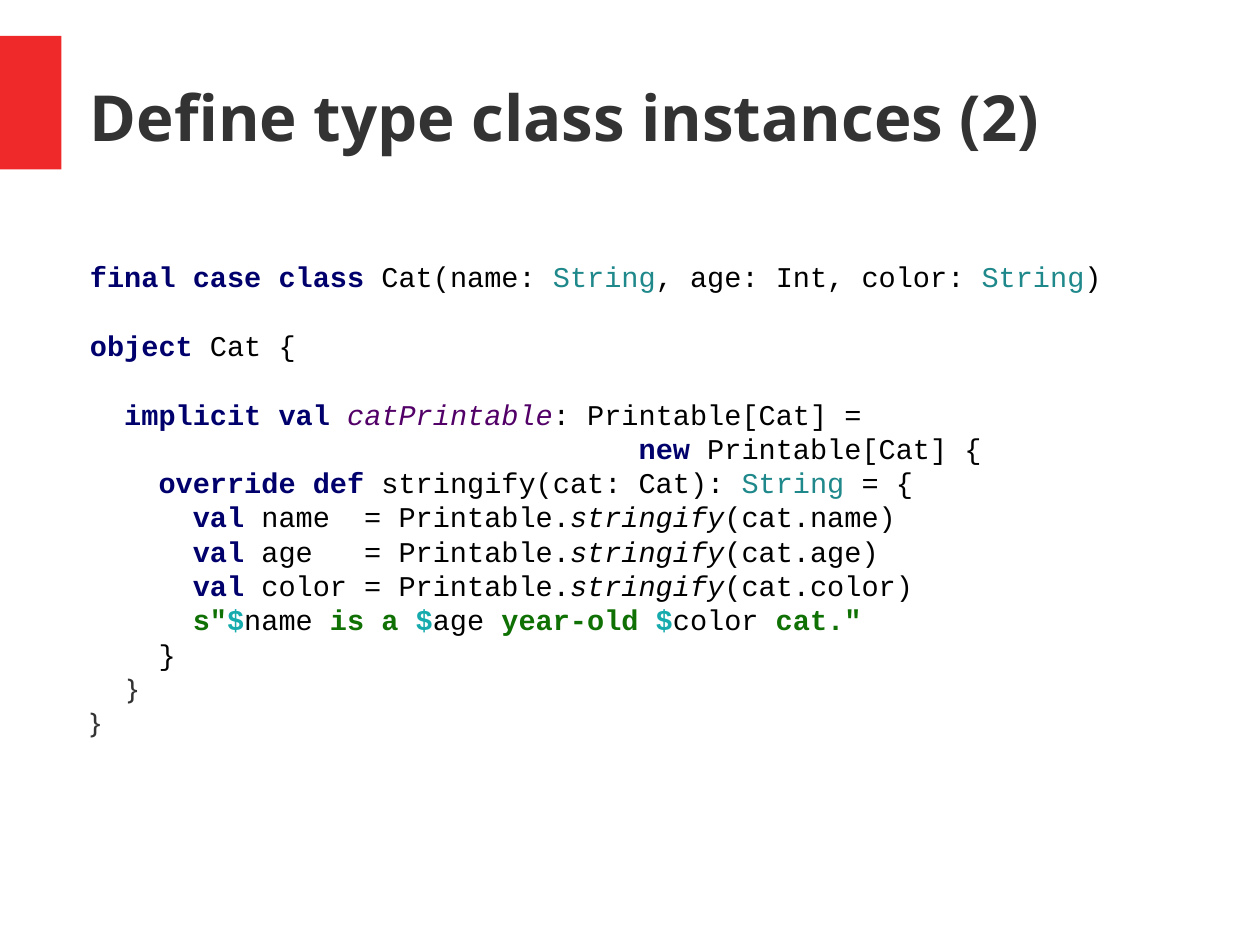
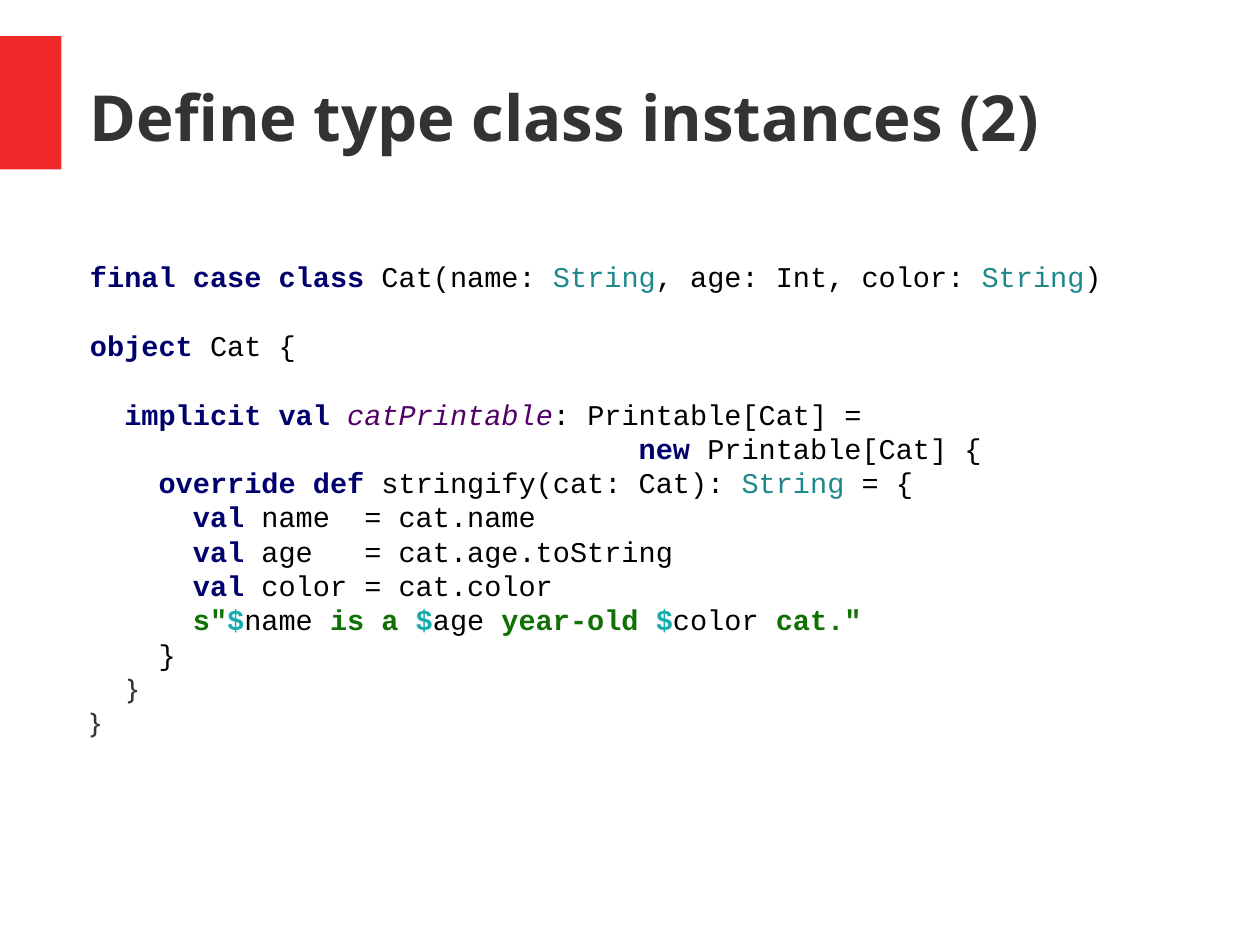
Before and after one commit to hermannhueck/typeclasses, a slide deck: slide 20 of Slides/TypeClasses.pptx. Drawn at 1260x945 pixels with LibreOffice and Linux fonts; fonts in the diff are those of the drawing. Boxes give left, top, right and bottom in pixels: in the first picture for what was removed or moved away, otherwise in the second. Text is boxed around its words. In the diff, an @@ line names an element or a change of style, - is before the commit and + after.

```diff
--- a/Slides/TypeClasses.pptx
+++ b/Slides/TypeClasses.pptx
@@ text at (x1=193, y1=507, x2=673, y2=597): text changed @@
-val name = Printable.stringify(cat.name)
-val age = Printable.stringify(cat.age)
-val color = Printable.stringify(cat.color)
+val name = cat.name
+val age = cat.age.toString
+val color = cat.color
```
Also in this commit, not shown: 12 other slides changed, 1 other file.
